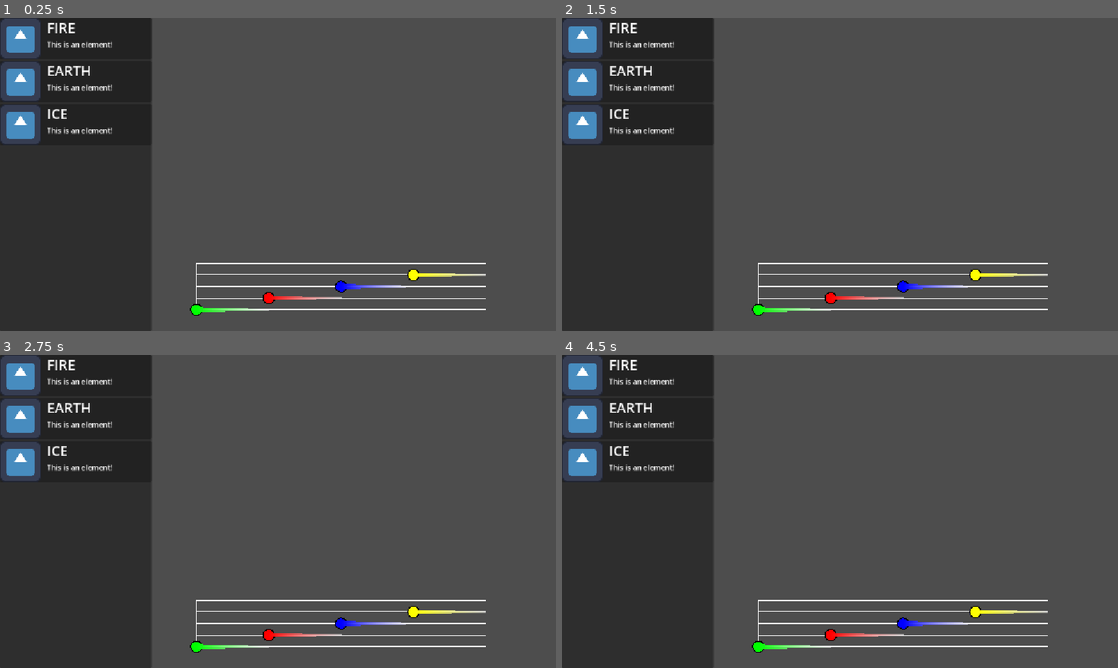
Above: before the commit, frames 1-4 (two rows, left to right).
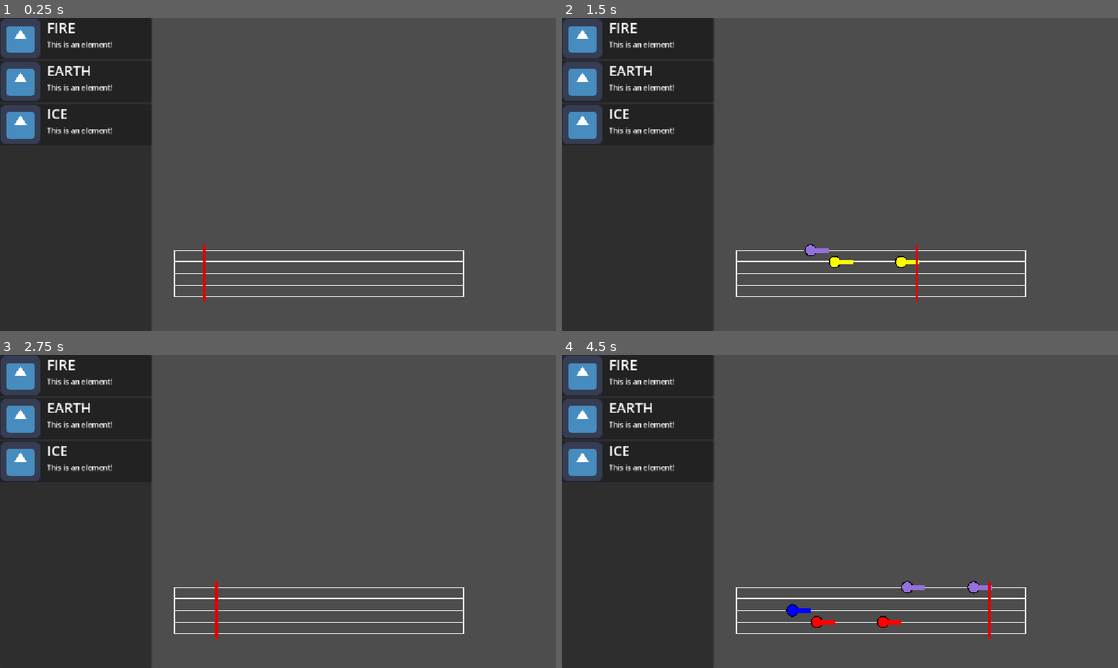
Above: after the commit, the same moments.

Repository: Valerie076/Modifier-Attack-System
Game: Godot game, scene res://scenes/main.tscn
Same seed, same stepped clock (60 frames per second), same inputs: the game is played once before the commit and once after it. The engine's default icon, where the game draws it, is replaced by a stand-in: a white triangle on a blue panel in a dark square.
Inputs:
- Up to frame 1 (0.25 s): no input
- Up to frame 2 (1.5 s): tap Ctrl (note_five) at 0.6 s; tap Up (note_four) at 0.8, 1.35 s
- Up to frame 3 (2.75 s): tap Down (note_one) at 1.55, 2.1 s; tap Enter at 2 s; tap Left (note_three) at 2.3 s
- Up to frame 4 (4.5 s): tap Space at 2.75 s; tap Left (note_three) at 2.85 s; tap Right (note_two) at 3.05, 3.6 s; tap Ctrl (note_five) at 3.8, 4.35 s; tap Enter at 4.25 s

The runs differ from the first frame. In frame 1, 2.3% of the frame differs, in the area x 31-88%, y 72-96%; in frame 2, 2.4%; in frame 3, 2.3%; in frame 4, 2.7%.

Commit message:
notes are playable

Diff:
--- a/project.godot
+++ b/project.godot
@@ -30,26 +30,31 @@
 note_one={
 "deadzone": 0.2,
 "events": [Object(InputEventKey,"resource_local_to_scene":false,"resource_name":"","device":-1,"window_id":0,"alt_press …(195 unchanged characters)…
+, Object(InputEventJoypadButton,"resource_local_to_scene":false,"resource_name":"","device":-1,"button_index":0,"pressure":0.0,"pressed":true,"script":null)
 ]
 }
 note_two={
 "deadzone": 0.2,
 "events": [Object(InputEventKey,"resource_local_to_scene":false,"resource_name":"","device":-1,"window_id":0,"alt_press …(195 unchanged characters)…
+, Object(InputEventJoypadButton,"resource_local_to_scene":false,"resource_name":"","device":-1,"button_index":1,"pressure":0.0,"pressed":true,"script":null)
 ]
 }
 note_three={
 "deadzone": 0.2,
 "events": [Object(InputEventKey,"resource_local_to_scene":false,"resource_name":"","device":-1,"window_id":0,"alt_press …(195 unchanged characters)…
+, Object(InputEventJoypadButton,"resource_local_to_scene":false,"resource_name":"","device":-1,"button_index":2,"pressure":0.0,"pressed":true,"script":null)
 ]
 }
 note_four={
 "deadzone": 0.2,
 "events": [Object(InputEventKey,"resource_local_to_scene":false,"resource_name":"","device":-1,"window_id":0,"alt_press …(195 unchanged characters)…
+, Object(InputEventJoypadButton,"resource_local_to_scene":false,"resource_name":"","device":-1,"button_index":3,"pressure":0.0,"pressed":true,"script":null)
 ]
 }
 note_five={
 "deadzone": 0.2,
 "events": [Object(InputEventKey,"resource_local_to_scene":false,"resource_name":"","device":-1,"window_id":0,"alt_press …(195 unchanged characters)…
+, Object(InputEventJoypadButton,"resource_local_to_scene":false,"resource_name":"","device":-1,"button_index":10,"pressure":0.0,"pressed":true,"script":null)
 ]
 }
 
--- a/scenes/main.tscn
+++ b/scenes/main.tscn
@@ -3,6 +3,12 @@
 [ext_resource type="Script" uid="uid://3eboc8r7nowg" path="res://scripts/main.gd" id="1_0wfyh"]
 [ext_resource type="PackedScene" uid="uid://blslynxllyi2l" path="res://scenes/ui/selection_menu.tscn" id="1_o5qli"]
 [ext_resource type="PackedScene" uid="uid://cnqmfj2v6crpx" path="res://scenes/staff.tscn" id="3_sugp2"]
+[ext_resource type="PackedScene" uid="uid://gkvndirqpucn" path="res://scenes/play_staff.tscn" id="4_jyhfs"]
+[ext_resource type="AudioStream" uid="uid://btx6dhlu4prdg" path="res://assets/music/c.wav" id="5_85g3d"]
+[ext_resource type="AudioStream" uid="uid://b86o64oewj4hk" path="res://assets/music/d.wav" id="6_choun"]
+[ext_resource type="AudioStream" uid="uid://bkonyxv7uyrm7" path="res://assets/music/e.wav" id="7_ya4ey"]
+[ext_resource type="AudioStream" uid="uid://cyyr7k7gbea5k" path="res://assets/music/g.wav" id="8_eb6dy"]
+[ext_resource type="AudioStream" uid="uid://c5h5pvwd7irwb" path="res://assets/music/a.wav" id="9_trceg"]
 
 [node name="Main" type="Node2D" unique_id=112639547]
 script = ExtResource("1_0wfyh")
@@ -13,4 +19,28 @@
 size_flags_vertical = 1
 
 [node name="Staff" parent="." unique_id=1091799398 instance=ExtResource("3_sugp2")]
-position = Vector2(707, 508)
+visible = false
+position = Vector2(674, 124)
+
+[node name="PlayStaff" parent="." unique_id=1189333192 instance=ExtResource("4_jyhfs")]
+position = Vector2(661, 481)
+
+[node name="Note1" type="AudioStreamPlayer" parent="." unique_id=2070202472]
+stream = ExtResource("5_85g3d")
+volume_db = -16.0
+
+[node name="Note2" type="AudioStreamPlayer" parent="." unique_id=1795071862]
+stream = ExtResource("6_choun")
+volume_db = -16.0
+
+[node name="Note3" type="AudioStreamPlayer" parent="." unique_id=569702865]
+stream = ExtResource("7_ya4ey")
+volume_db = -16.0
+
+[node name="Note4" type="AudioStreamPlayer" parent="." unique_id=122093136]
+stream = ExtResource("8_eb6dy")
+volume_db = -16.0
+
+[node name="Note5" type="AudioStreamPlayer" parent="." unique_id=1759994676]
+stream = ExtResource("9_trceg")
+volume_db = -16.0
--- a/scenes/note.tscn
+++ b/scenes/note.tscn
@@ -2,10 +2,6 @@
 
 [ext_resource type="Script" uid="uid://dya2itilri84y" path="res://scripts/note.gd" id="1_1bnk6"]
 [ext_resource type="Texture2D" uid="uid://dj6cnj65g3ibt" path="res://assets/note.png" id="1_t3yvt"]
-
-[sub_resource type="Curve" id="Curve_1bnk6"]
-_data = [Vector2(1e-05, 0.9887641), 98876.414, -0.6705891, 1, 1, Vector2(1, 0.31818175), -0.6705891, 0.0, 1, 0]
-point_count = 2
 
 [node name="Note" type="Node2D" unique_id=452459268]
 script = ExtResource("1_1bnk6")
@@ -16,4 +12,3 @@
 
 [node name="NoteLength" type="Line2D" parent="." unique_id=1969735535]
 scale = Vector2(1.0039244, 1)
-width_curve = SubResource("Curve_1bnk6")
--- a/scenes/play_staff.tscn
+++ b/scenes/play_staff.tscn
@@ -6,4 +6,7 @@
 [node name="PlayStaff" unique_id=1091799398 instance=ExtResource("1_fr7l6")]
 script = ExtResource("2_u5t27")
 
-[node name="Line2D" type="Line2D" parent="." index="1" unique_id=1820659452]
+[node name="Playhead" type="Line2D" parent="." index="2" unique_id=1820659452]
+points = PackedVector2Array(0, -60, 0, 60)
+width = 5.0
+default_color = Color(0.87734634, 3.8745256e-06, 1.2513996e-06, 1)
--- a/scripts/main.gd
+++ b/scripts/main.gd
@@ -4,6 +4,13 @@
 
 @onready var selection_menu: SelectionMenu = $CanvasLayer/SelectionMenu
 @onready var staff: Staff = $Staff
+@onready var play_staff: PlayStaff = $PlayStaff
+
+@onready var note_1: AudioStreamPlayer = $Note1
+@onready var note_2: AudioStreamPlayer = $Note2
+@onready var note_3: AudioStreamPlayer = $Note3
+@onready var note_4: AudioStreamPlayer = $Note4
+@onready var note_5: AudioStreamPlayer = $Note5
 
 var spirit_categories := Globals.SpiritCategory.keys()
 
@@ -35,5 +42,25 @@
 	selection_menu.update()
 
 # Called every frame. 'delta' is the elapsed time since the previous frame.
-func _process(delta: float) -> void:
-	pass
+func _physics_process(delta: float) -> void:
+	var note_data: NoteData = NoteData.new()
+	# Crazy math
+	note_data.beat = 4 * (play_staff.playhead.position.x / play_staff.width) + 2.0
+	note_data.duration = Globals.Duration.SIXTEENTH
+	if Input.is_action_just_pressed("note_one"):
+		note_data.pitch = Globals.Pitch.I
+		note_1.play()
+	if Input.is_action_just_pressed("note_two"):
+		note_data.pitch = Globals.Pitch.II
+		note_2.play()
+	if Input.is_action_just_pressed("note_three"):
+		note_data.pitch = Globals.Pitch.III
+		note_3.play()
+	if Input.is_action_just_pressed("note_four"):
+		note_data.pitch = Globals.Pitch.IV
+		note_4.play()
+	if Input.is_action_just_pressed("note_five"):
+		note_data.pitch = Globals.Pitch.V
+		note_5.play()
+
+	play_staff.add_note(note_data)
--- a/scripts/play_staff.gd
+++ b/scripts/play_staff.gd
@@ -1,12 +1,18 @@
 class_name PlayStaff
 extends Staff
 
+@onready var playhead: Line2D = $Playhead
 
-# Called when the node enters the scene tree for the first time.
+const BPM = 250.0
+
 func _ready() -> void:
-	pass # Replace with function body.
+	playhead.position.x = -width / 2
+	playhead.position.y = line_spacing * 2
+	draw_lines()
 
+func _process(delta: float) -> void:
+	playhead.position.x += BPM * delta
 
-# Called every frame. 'delta' is the elapsed time since the previous frame.
-func _process(delta: float) -> void:
-	pass
+	if playhead.position.x >= width / 2:
+		playhead.position.x = -width / 2
+		clear_notes()
--- a/scripts/staff.gd
+++ b/scripts/staff.gd
@@ -60,12 +60,17 @@
 	note.sprite.modulate = Globals.Colors[note_data.pitch]
 
 	# Trail
-	var gradient = Gradient.new()
-	gradient.remove_point(0)
-	gradient.remove_point(1)
-	gradient.add_point(0.0, Globals.Colors[note_data.pitch])
-	gradient.add_point(1.0, Color(1.0, 1.0, 1.0, 0.533))
-	note.note_length.gradient = gradient
+	#var gradient = Gradient.new()
+	#gradient.remove_point(0)
+	#gradient.remove_point(1)
+	#gradient.add_point(0.0, Globals.Colors[note_data.pitch])
+	#gradient.add_point(1.0, Color(1.0, 1.0, 1.0, 0.533))
+	#note.note_length.gradient = gradient
+	note.note_length.default_color = Globals.Colors[note_data.pitch]
 
 	note.note_length.add_point(Vector2.ZERO)
 	note.note_length.add_point(Vector2((1. / note_data.duration) * width, 0))
+
+func clear_notes() -> void:
+	for note in notes.get_children():
+		note.queue_free()
Not shown, added: assets/music/a.wav.import
Not shown, added: assets/music/c.wav.import
Not shown, added: assets/music/d.wav.import
Not shown, added: assets/music/e.wav.import
Not shown, added: assets/music/g.wav.import
Not shown, added: assets/music/a.wav
Not shown, added: assets/music/c.wav
Not shown, added: assets/music/d.wav
Not shown, added: assets/music/e.wav
Not shown, added: assets/music/g.wav
